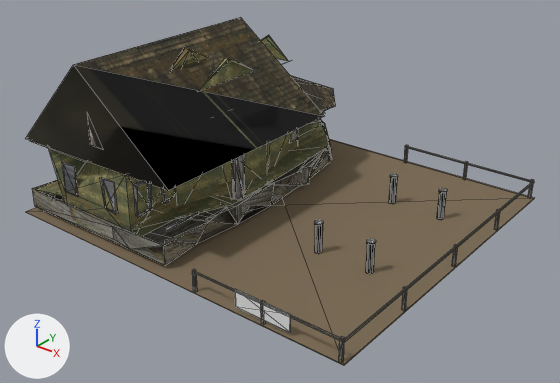
One commit to the glTF model assets/dist/dweller_building_training/lod1.glb: the scene before it, then after it.
The view is the same before and after, from a camera (50 mm lens) standing at (23.9, -30.3, 19.5) and looking at (0.7, -1.3, 1.5). Every picture has the same lights, and +X, +Y and +Z are marked at lower left. The first picture is the older version. Mesh edges are drawn as thin lines. Vertices at exactly the same position are counted once.

Script lines for the objects in view, before the commit:
```python
me_dweller_building_training = bpy.data.meshes.new('dweller_building_training')
me_dweller_building_training.from_pydata(...)  # 529 vertices, 785 faces; spans x -10.5..10.5, y -9.5..9.5, z 0.0..9.0
# faces by material slot: [12, 107, 272, 113, 25, 140, 116]
me_dweller_building_training.materials.append(mat_dirt)  # brown #7a6a52
me_dweller_building_training.materials.append(mat_frame_wood)  # picture img_frame_wood_diffuse
me_dweller_building_training.materials.append(mat_metal)  # grey #8a867c
me_dweller_building_training.materials.append(mat_plank_grey)  # picture img_plank_grey_diffuse
me_dweller_building_training.materials.append(mat_roof)
me_dweller_building_training.materials.append(mat_team_trim)  # white #e7e7e7
me_dweller_building_training.materials.append(mat_wall_paint)
ob_dweller_building_training = bpy.data.objects.new('dweller_building_training', me_dweller_building_training)
ob_dweller_building_training.location = (0.0, 0.0, 0.0)
```
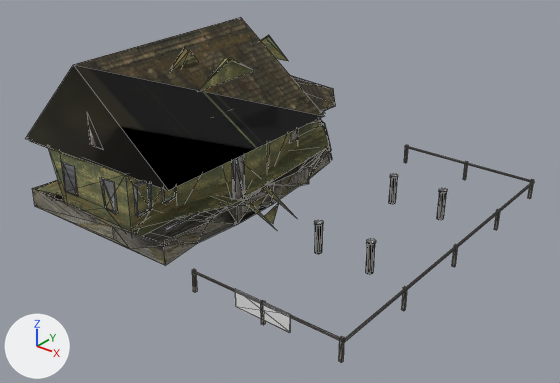
Location of each change, [x1, y1, x2, y2] in pixels of the pictures (560 x 383 px; the box of a moved part takes in the faces that stretch with it):
```json
{"object": "dweller_building_training", "change": "reshaped", "before": [26, 17, 534, 366], "after": [26, 17, 534, 363]}
{"part": 1, "of": "me_dweller_building_training", "change": "moved or reshaped", "before": [26, 47, 534, 366], "after": [49, 48, 297, 249]}
{"part": 2, "of": "me_dweller_building_training", "change": "surface changed", "before": [32, 190, 163, 246], "after": [32, 190, 163, 246]}
```

The change, as JSON lines over the scene's bpy script:
```json
{"block": "me_dweller_building_training", "where": "# used by ob_dweller_building_training; location = (0.0, 0.0, 0.0)"}
{"op": "remove", "block": "me_dweller_building_training", "code": "me_dweller_building_training.from_pydata(...)  # 529 vertices, 785 faces; spans x -10.5..10.5, y -9.5..9.5, z 0.0..9.0"}
{"op": "remove", "block": "me_dweller_building_training", "code": "me_dweller_building_training.materials.append(mat_dirt)  # brown #7a6a52"}
{"op": "add", "block": "me_dweller_building_training", "code": "me_dweller_building_training.from_pydata(...)  # 538 vertices, 787 faces; spans x -10.5..10.4, y -9.4..9.4, z 0.0..9.0"}
{"block": "me_dweller_building_training", "change": "me_dweller_building_training part 1"}
{"block": "me_dweller_building_training", "change": "13 vertices are removed from x -10.5..10.5, y -9.5..9.5, z 0.0..7.4"}
{"block": "me_dweller_building_training", "change": "39 faces are deleted"}
{"block": "me_dweller_building_training", "change": "22 vertices are added at x -10.1..1.7, y -8.7..8.8, z 0.1..4.2"}
{"block": "me_dweller_building_training", "change": "8 new faces join them, mat_frame_wood (picture img_frame_wood_diffuse)"}
{"block": "me_dweller_building_training", "change": "14 new faces join them, mat_plank_grey (picture img_plank_grey_diffuse)"}
{"block": "me_dweller_building_training", "change": "3 new faces join them, mat_roof"}
{"block": "me_dweller_building_training", "change": "16 new faces join them, mat_wall_paint"}
{"block": "me_dweller_building_training", "change": "me_dweller_building_training part 2: 4 kept faces spanning x -10.3..-0.2, y -9.0..3.3, z 0.3..3.4 get new texture (UV) coordinates"}
```
